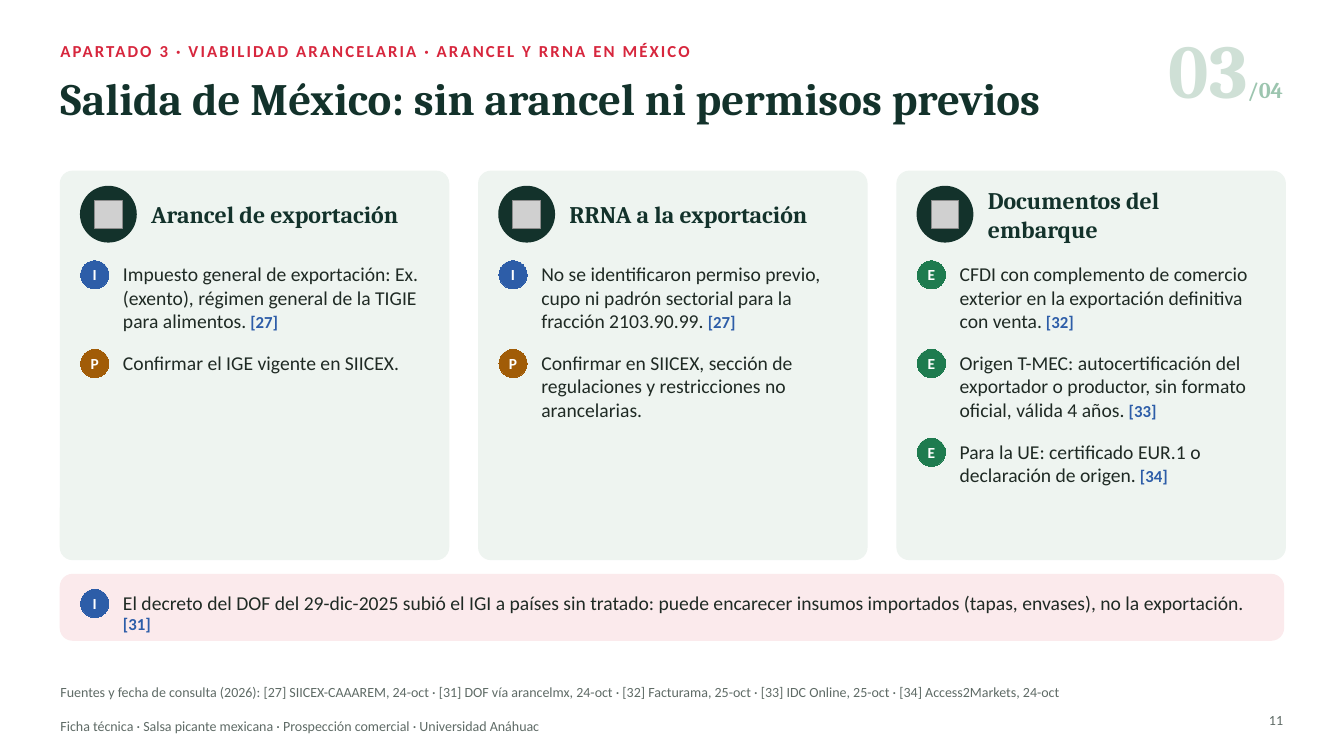
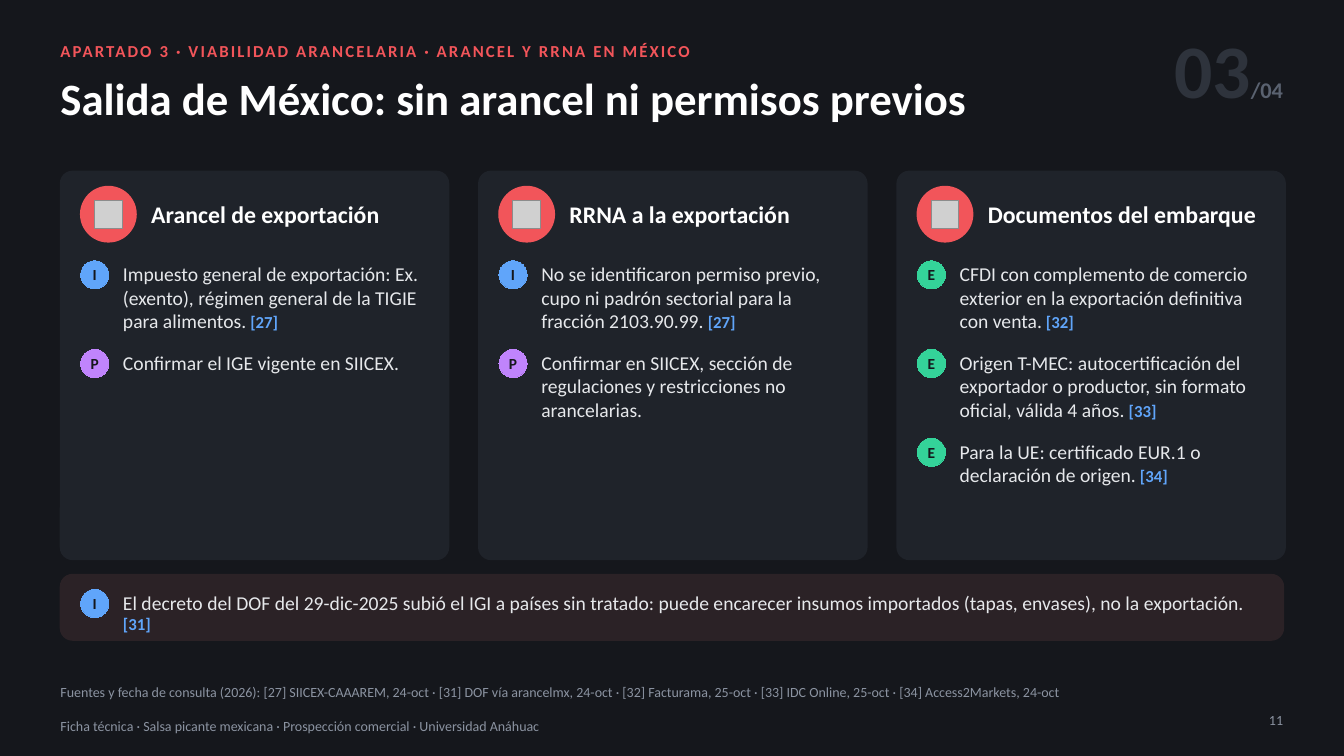
Before and after one commit to psiantonioochoa-design/Arquitectura, a slide deck: slide 11 of comercio-exterior/Ficha técnica · Salsa picante · Viabilidad arancelaria y de mercado.pptx. Drawn at 1344x756 pixels with LibreOffice and Linux fonts; fonts in the diff are those of the drawing; grey boxes stand for pictures. Boxes give left, top, right and bottom in pixels: in the first picture for what was removed or moved away, otherwise in the second. Text is boxed around its words. In the diff, an @@ line names an element or a change of style, - is before the commit and + after.

```diff
--- a/comercio-exterior/Ficha técnica · Salsa picante · Viabilidad arancelaria y de mercado.pptx
+++ b/comercio-exterior/Ficha técnica · Salsa picante · Viabilidad arancelaria y de mercado.pptx
@@ background #FFFFFF to #15171C @@
@@ text "03/04" at [1174, 27, 1283, 119]: font Cambria to Calibri; text colour #CFE0D6 to #2E333C, text colour #9CC5AF to #5A6270 in "03/04" @@
@@ text "APARTADO 3 · VIABILIDAD ARANCELARIA ..." at [160, 46, 531, 57]: text colour #D7263D to #F2555A @@
@@ fill #EEF4F0 to #1F232A; outline #EEF4F0 1 pt to #1F232A 1 pt in 3 elements at [60, 171, 449, 560], [479, 171, 867, 560], [897, 171, 1286, 560] @@
@@ fill #13322B to #F2555A; outline #13322B 1 pt to #F2555A 1 pt in 3 elements at [81, 187, 136, 242], [499, 187, 555, 242], [918, 187, 973, 242] @@
@@ font Cambria to Calibri, text colour #13322B to #FFFFFF in 4 elements at [60, 83, 966, 122], [151, 206, 379, 227], [569, 206, 790, 227], [988, 206, 1256, 227] @@
@@ text "Impuesto general de exportación: Ex. ..." at [123, 267, 418, 331]: text colour #1F2A24 to #E6E8EB; text colour #2D5DA8 to #60A5FA in "[27]" @@
@@ text "No se identificaron permiso previo, ..." at [541, 267, 820, 331]: text colour #1F2A24 to #E6E8EB; text colour #2D5DA8 to #60A5FA in "[27]" @@
@@ text "CFDI con complemento de comercio ..." at [960, 267, 1248, 331]: text colour #1F2A24 to #E6E8EB; text colour #2D5DA8 to #60A5FA in "[32]" @@
@@ ellipse "P" at [81, 350, 109, 378]: text colour #FFFFFF to #15171C; fill #A15C07 to #C084FC; outline #A15C07 0.75 pt to #C084FC 0.75 pt @@
@@ text "Confirmar el IGE vigente en ..." at [123, 356, 399, 374]: text colour #1F2A24 to #E6E8EB @@
@@ ellipse "P" at [499, 350, 527, 378]: text colour #FFFFFF to #15171C; fill #A15C07 to #C084FC; outline #A15C07 0.75 pt to #C084FC 0.75 pt @@
@@ text "Confirmar en SIICEX, sección de ..." at [541, 356, 792, 397]: text colour #1F2A24 to #E6E8EB @@
@@ text "Origen T-MEC: autocertificación del exportador ..." at [960, 356, 1246, 420]: text colour #1F2A24 to #E6E8EB; text colour #2D5DA8 to #60A5FA in "[33]" @@
@@ text colour #FFFFFF to #15171C; fill #1E7B4F to #34D399; outline #1E7B4F 0.75 pt to #34D399 0.75 pt in 3 elements at [918, 261, 946, 289], [918, 350, 946, 378], [918, 439, 946, 467] @@
@@ text "Para la UE: certificado EUR.1 ..." at [960, 445, 1200, 486]: text colour #1F2A24 to #E6E8EB; text colour #2D5DA8 to #60A5FA in "[34]" @@
@@ rounded rectangle at [60, 575, 1284, 640]: fill #FBEAEC to #2B2226; outline #FBEAEC 1 pt to #2B2226 1 pt @@
@@ text colour #FFFFFF to #15171C; fill #2D5DA8 to #60A5FA; outline #2D5DA8 0.75 pt to #60A5FA 0.75 pt in 3 elements at [81, 261, 109, 289], [499, 261, 527, 289], [81, 590, 109, 618] @@
@@ text "El decreto del DOF del ..." at [123, 596, 1244, 633]: text colour #1F2A24 to #E6E8EB; text colour #2D5DA8 to #60A5FA in "[31]" @@
@@ text colour #5F6B66 to #8B93A1 in 3 elements at [60, 687, 1059, 699], [1269, 716, 1283, 725], [60, 721, 539, 733] @@
```
Also in this commit, not shown: 23 other slides changed, 1 other file.
